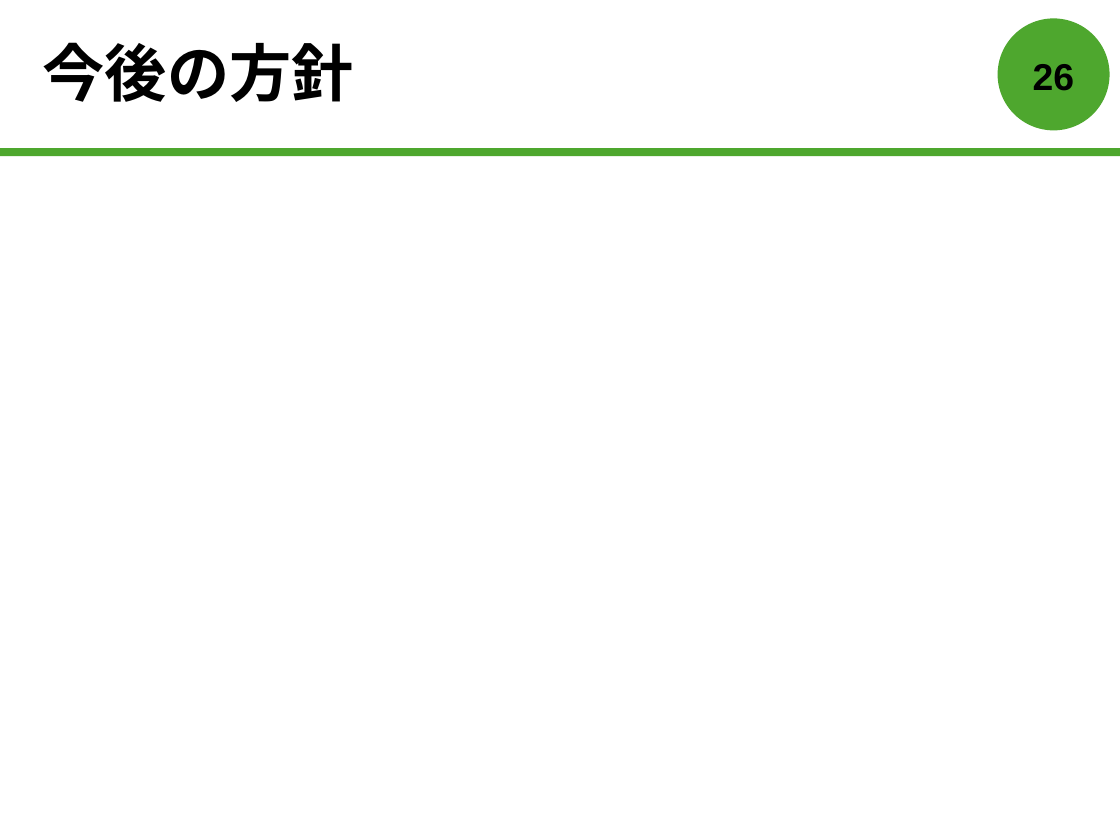
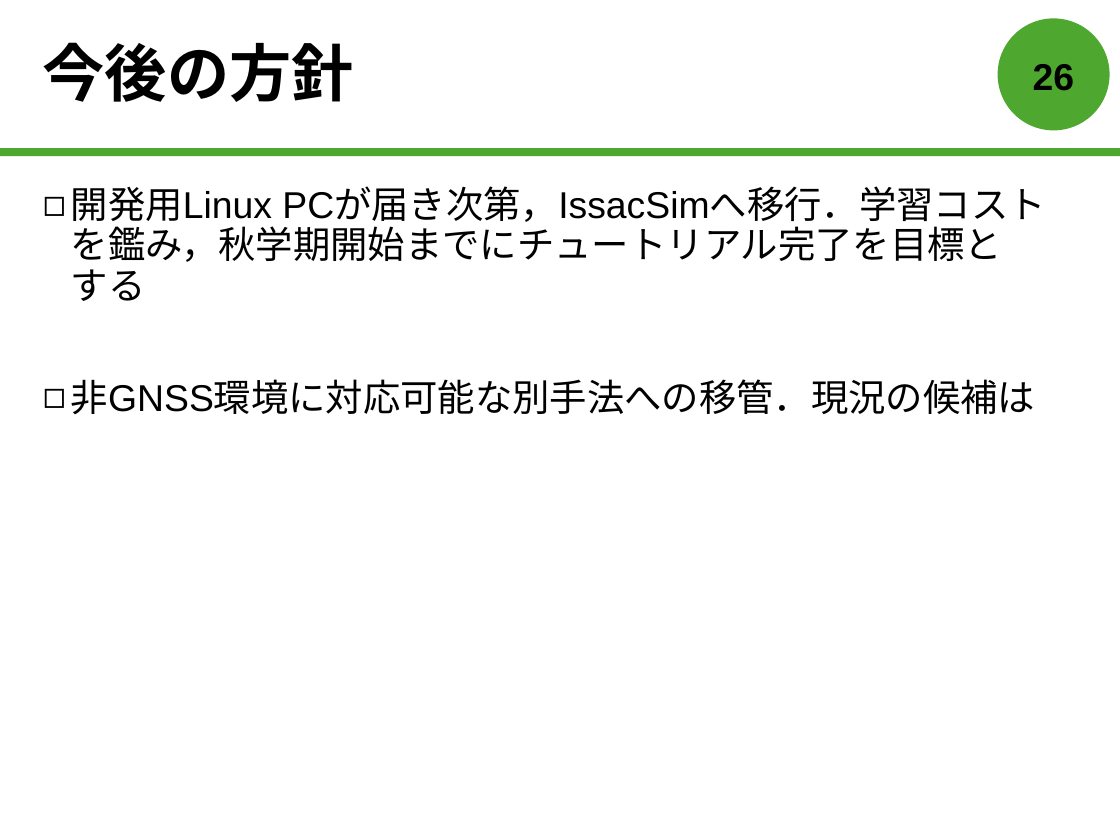
Before and after one commit to forest-book/MatlabLOSFormation, a slide deck: slide 27 of 森本皓斗.pptx. Drawn at 1120x840 pixels with LibreOffice and Linux fonts; fonts in the diff are those of the drawing. Boxes give left, top, right and bottom in pixels: in the first picture for what was removed or moved away, otherwise in the second. Text is boxed around its words. In the diff, an @@ line names an element or a change of style, - is before the commit and + after.

```diff
--- a/森本皓斗.pptx
+++ b/森本皓斗.pptx
@@ text added at <box>71,187,1045,414</box>, 24 pt, text #000000 @@
+◻ 開発用Linux PCが届き次第，IssacSimへ移行．学習コスト
+  を鑑み，秋学期開始までにチュートリアル完了を目標と
+  する
+◻ 非GNSS環境に対応可能な別手法への移管．現況の候補は
```
